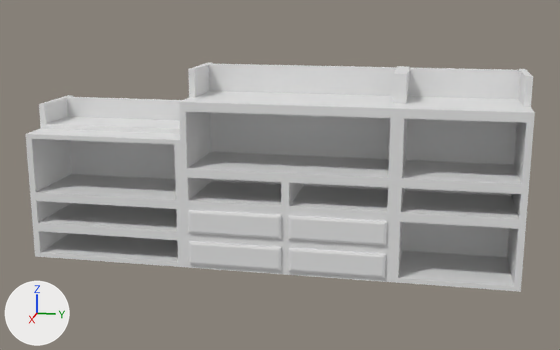
An edit to the FBX model Models/Shelfs/Bookcase_1.fbx, drawn before and after from the same camera.
The view is the same before and after, from a 50 mm camera at (7.71, 1.61, 2.83) aimed at (0.06, 0.08, 0.92). Lighting does not change. The marker at lower left points along +X, +Y and +Z. Where no turn or scale is listed for an object, it has been applied to the vertices.

The first picture shows 'Bookcase_1'.
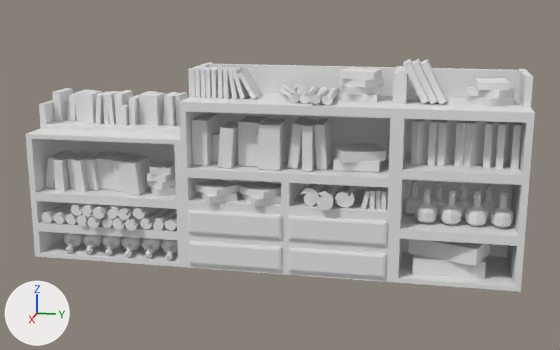
Where the newer file only moved an object's origin or applied its transform, the numbers keep the older frame.

Location of each change, [x1, y1, x2, y2] in pixels of the pictures (560 x 350 px):
'Book&Scrolls', added
    after: [41, 58, 521, 279]
part 1 of me_cube, cut back
    both: [386, 113, 535, 291]

The change in detail:
Material 'Bookcase_1M' (mat_bookcase_1m) is new.
Its base color is (0.8, 0.8, 0.8) (white #e7e7e7).
Its roughness is 0.69.
Material 'Book&ScrollsM' (mat_book_scrollsm) is new.
Its base color is (0.8, 0.8, 0.8) (white #e7e7e7).
Its roughness is 0.69.
me_cube is used by ob_bookcase_1; location (0.0, 0.0, 0.0).
me_cube had 239 vertices, 248 faces and spanned x -0.5..0.53, y -2.5..2.5, z 0.0..2.0.
me_cube now has 239 vertices, 239 faces and spans x -0.5..0.53, y -2.5..2.5, z 0.0..2.0.
Part 1, on me_cube:
9 faces are deleted.
8 vertices in x -0.33..0.5, y 1.35..2.44, z 0.62..0.71 move by (0.0, 0.0, -0.17).
4 vertices in x -0.33..0.5, y 1.35..2.44, z 0.95 move by (0.0, 0.0, 0.09).
4 vertices in x -0.33..0.5, y 1.35..2.44, z 1.05 move by (0.0, 0.0, 0.08).
me_cube now uses material mat_bookcase_1m (white #e7e7e7).
Mesh me_book_scrolls is new.
It has 3139 vertices, 3036 faces and spans x -0.33..0.57, y -2.43..2.42, z -0.95..1.12.
It uses material mat_book_scrollsm (white #e7e7e7).
Object 'Book&Scrolls' (ob_book_scrolls) is new; it shows me_book_scrolls.
Its location is (0.0, 0.0, 1.0).
